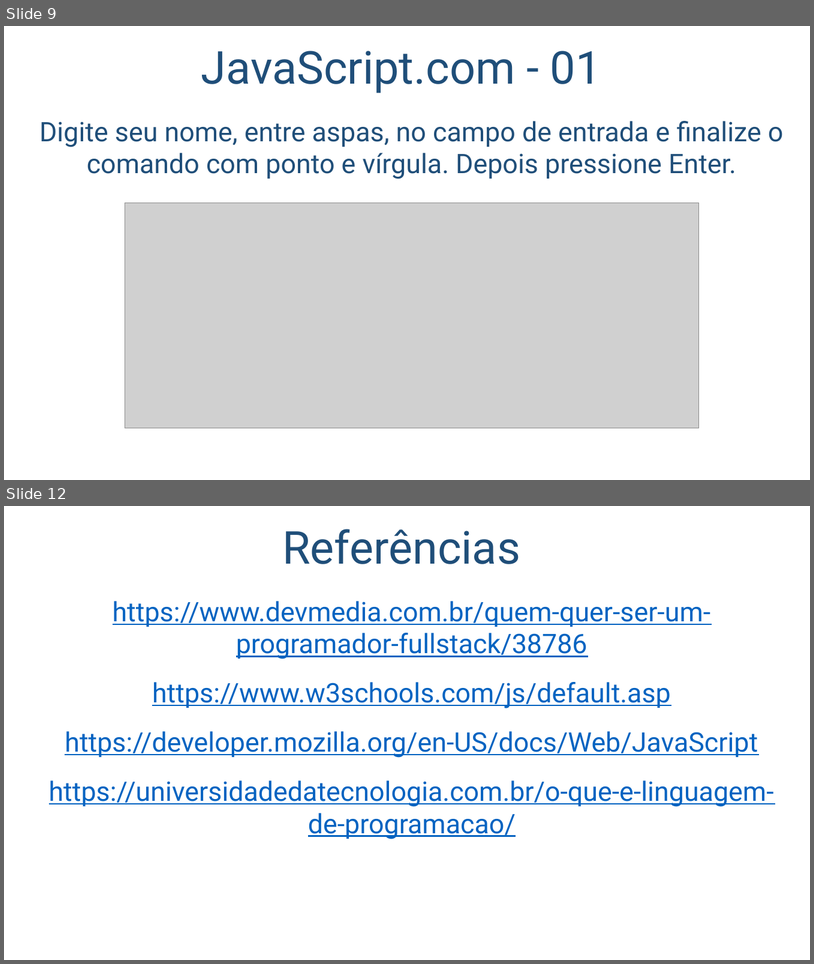
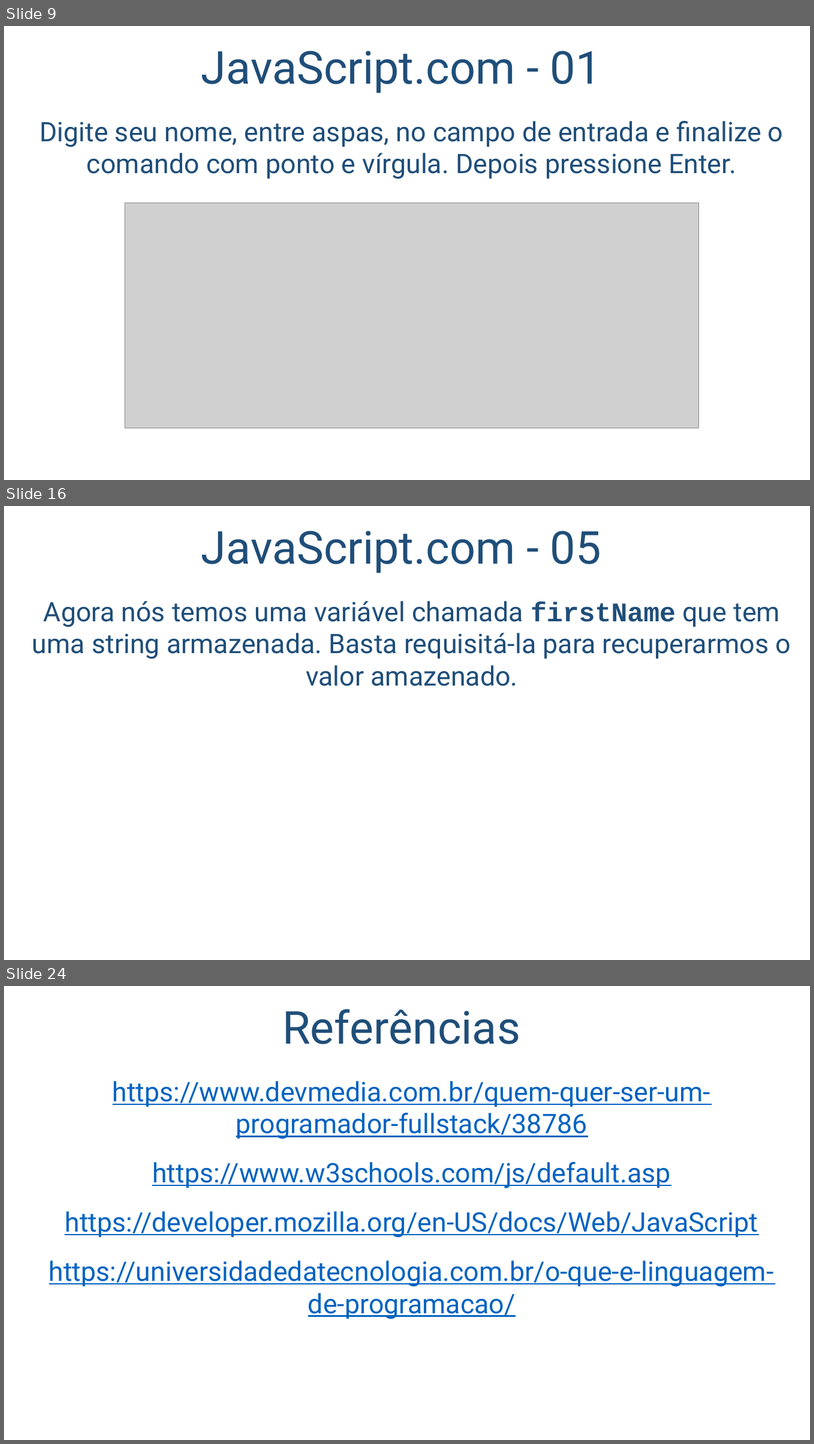
Before and after one commit to salmo-jr/public-slides, a slide deck: javascript-introducao.pptx. Shown one above the other, each under a label of ours: slides 9 and 12 before the commit, slides 9, 16 and 24 after it; the slides between them are not shown. The pictures are 814x964 and 814x1444 pixels, drawn with LibreOffice and Linux fonts; fonts in the diff are those of the drawing; grey boxes stand for pictures; background and template pictures are left out. Boxes give left, top, right and bottom in pixels: in the first picture for what was removed or moved away, otherwise in the second. Text is boxed around its words. In the diff, an @@ line names an element or a change of style, - is before the commit and + after.

```diff
--- a/javascript-introducao.pptx
+++ b/javascript-introducao.pptx
@@ slide 16 added at [4,506,810,960], background picture (left out) @@
@@ title added at [201,531,602,573], 54 pt, text #1F4E79 @@
+JavaScript.com - 05
@@ text added at [32,601,791,686], 32 pt, text #1F4E79 @@
+Agora nós temos uma variável chamada firstName que tem uma string armazenada. Basta requisitá-la para recuperarmos o valor amazenado.
@@ what was slide 12 is now slide 24 @@
```
Also in this commit, not shown: 3 slides changed, 11 other slides added.
